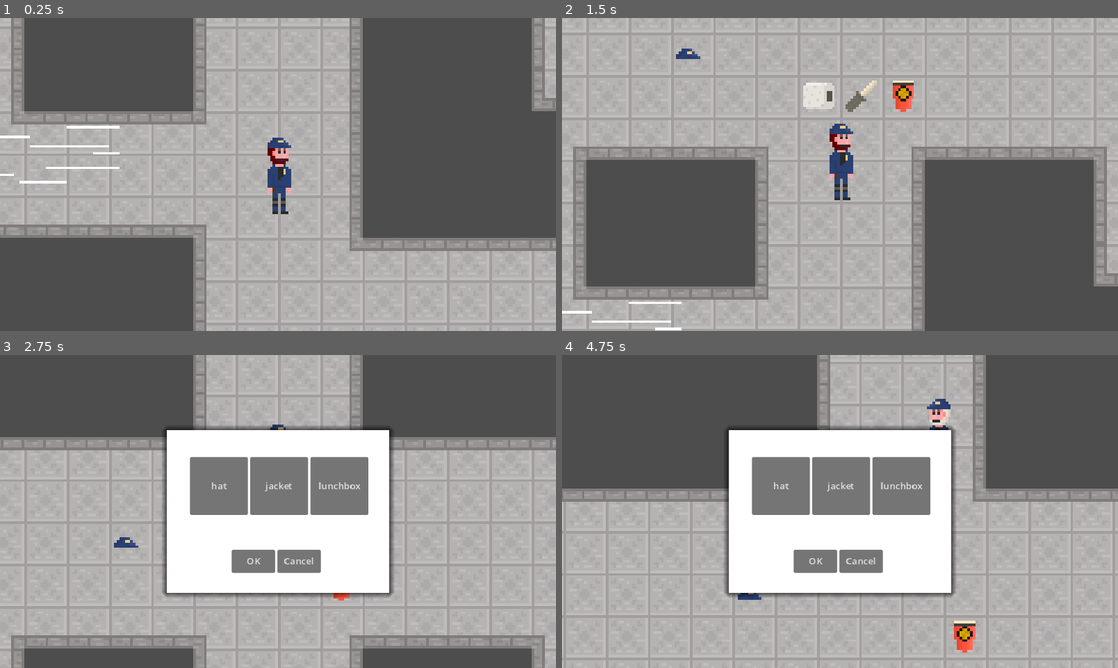
Above: before the commit, frames 1-4 (two rows, left to right).
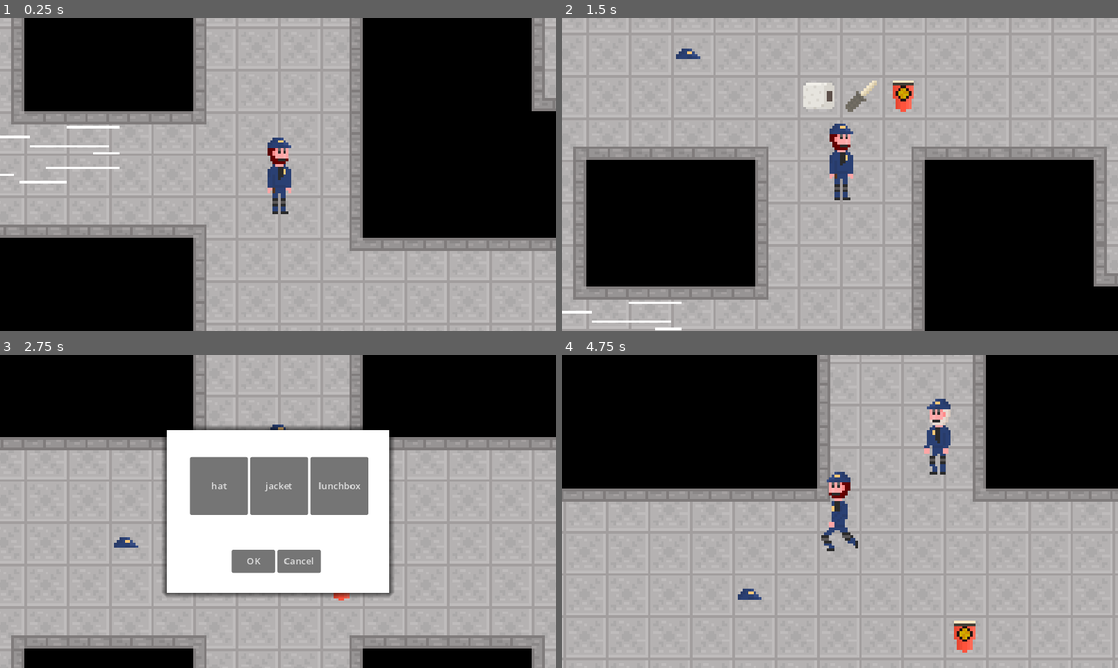
Above: after the commit, the same moments.

Repository: Bobbybear007/WinterGameJam2024
Game: Godot game, scene res://Scenes/Game/Game.tscn
Two runs of this game, one before a commit and one after it. Both use one fixed random seed, a clock stepped at 60 frames per second and the inputs below.
Inputs:
- Up to frame 1 (0.25 s): no input
- Up to frame 2 (1.5 s): hold W (Up) 0.53-1.25 s; tap Space at 0.77 s; click "OK" at 1.25 s
- Up to frame 3 (2.75 s): hold W (Up) from 2.03 s (still down); tap Space at 2.27 s
- Up to frame 4 (4.75 s): release W (Up) at 2.75 s; click "OK" at 2.75 s; hold A (Left) from 3.53 s (still down); tap Space at 4.52 s

The runs differ from the first frame. In frame 1, 42% of the frame differs, in the area x 0-100%, y 0-100%; in frame 2, 30%; in frame 3, 22%; in frame 4, 49%, in the area x 0-100%, y 0-78%.

Commit message:
UI code added but not visible yet

Diff:
--- a/new-game-project/Scenes/Game/Game.tscn
+++ b/new-game-project/Scenes/Game/Game.tscn
@@ -98,6 +98,10 @@
 [node name="Player" parent="Stuff" instance=ExtResource("1_y5b83")]
 position = Vector2(16, 40)
 
+[node name="CanvasLayer" type="CanvasLayer" parent="Stuff"]
+
+[node name="ItemPickupUI" parent="Stuff/CanvasLayer" instance=ExtResource("1_v5661")]
+
 [node name="EnvironmentalFactors" type="Node2D" parent="."]
 
 [node name="Guard1" parent="." instance=ExtResource("7_ox4oq")]
@@ -115,7 +119,3 @@
 position = Vector2(-111, 42)
 
 [node name="Music" parent="." instance=ExtResource("11_5wvx4")]
-
-[node name="CanvasLayer" type="CanvasLayer" parent="."]
-
-[node name="ItemPickupUI" parent="CanvasLayer" instance=ExtResource("1_v5661")]
--- a/new-game-project/Scenes/Objects/Player.tscn
+++ b/new-game-project/Scenes/Objects/Player.tscn
@@ -219,7 +219,6 @@
 position_smoothing_enabled = true
 
 [node name="ColorRect" type="ColorRect" parent="."]
-visible = false
 z_index = -102
 offset_left = -3905.0
 offset_top = -2609.0
--- a/new-game-project/_Scripts/Player/Player.gd
+++ b/new-game-project/_Scripts/Player/Player.gd
@@ -6,6 +6,7 @@
 @onready var base_animation_player = $Visuals/PlayerBase
 @onready var hat_animation_player = $Visuals/Hat
 @onready var jacket_animation_player = $Visuals/Jacket
+@onready var item_pickup_ui = null  # Initialize as null to handle assignment dynamically
 
 var has_pickup = false
 var direction = 1
@@ -13,6 +14,13 @@
 var has_hat = false  # Default is no hat until picked up
 
 func _ready():
+    # Initialize the item_pickup_ui with the correct node path
+    item_pickup_ui = $"../CanvasLayer/ItemPickupUI"
+    if item_pickup_ui == null:
+        print("Error: ItemPickupUI not found! Check the node path.")
+    else:
+        print("ItemPickupUI successfully initialized.")
+
     # Connect the hat pickup signal
     var hat_pickup = $"../HatPickup"  # Adjust to your hat's node path
     if hat_pickup:
@@ -21,7 +29,7 @@
     else:
         print("Hat pickup node not found!")
 
-    # Connect other pickup objects (optional, example)
+    # Connect other pickup objects
     var noodles = $"../Noodles"
     var screwdriver = $"../Screwdriver"
     var toilet_paper = $"../ToiletPaper"
@@ -41,16 +49,27 @@
     print("Pickup object collected!")
     has_pickup = true
     print("has_pickup is now:", has_pickup)
+    show_pickup_ui()
 
 func has_pickup_item() -> bool:
     print("has_pickup_item() called, returning:", has_pickup)
     return has_pickup
 
+func show_pickup_ui():
+    if item_pickup_ui == null:
+        print("Error: ItemPickupUI is null!")
+        return
+    item_pickup_ui.visible = true
+    print("ItemPickupUI is now visible.")
+
+    await get_tree().create_timer(2.0).timeout
+    item_pickup_ui.visible = false
+    print("ItemPickupUI is now hidden.")
+
 func hat_picked_up() -> void:
     print("Hat pickup signal received!")
     hat_animation_player.visible = true
     print("Hat visibility is now:", hat_animation_player.visible)
-
 
 func get_input() -> void:
     input = Input.get_vector("Left", "Right", "Up", "Down")
